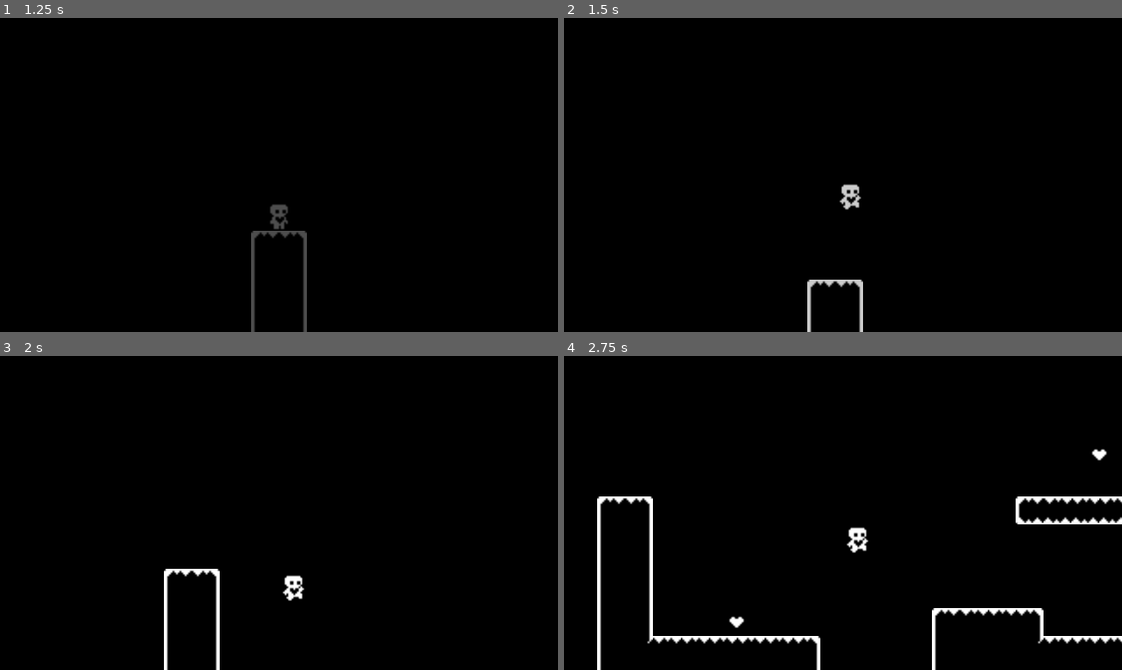
Above: before the commit, frames 1-4 (two rows, left to right).
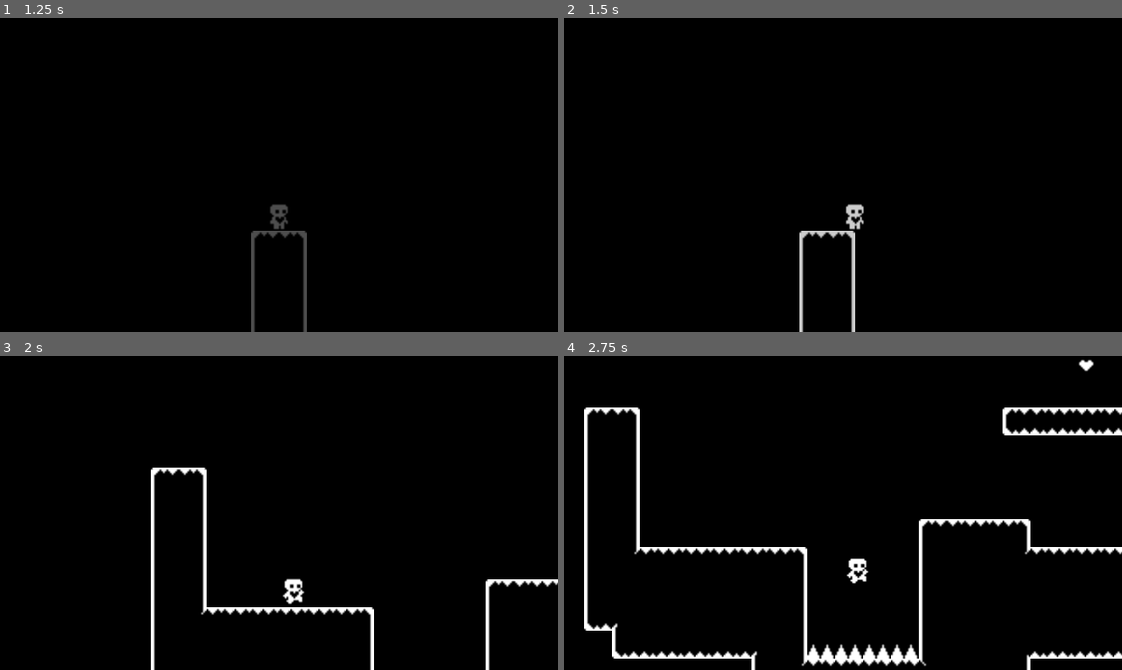
Above: after the commit, the same moments.

Repository: Mpprobst/BadIsGood
Game: Godot game, scene res://Scenes/UI/start_menu.tscn
Two runs of this game, one before a commit and one after it. Both use one fixed random seed, a clock stepped at 60 frames per second and the inputs below.
Inputs:
- Up to frame 1 (1.25 s): click "Start Game" at 0.5 s
- Up to frame 2 (1.5 s): tap Enter (ui_accept) at 1.25, 1.35 s; hold Right (ui_right) from 1.28 s (still down)
- Up to frame 3 (2 s): keep holding Right (ui_right); tap Enter (ui_accept) at 1.52, 1.82 s
- Up to frame 4 (2.75 s): keep holding Right (ui_right); tap Enter (ui_accept) at 2.1, 2.27, 2.57 s

Frame 1 is identical in both runs. In frame 2, 1.4% of the frame differs, in the area x 42-54%, y 52-100%; in frame 3, 3.0%; in frame 4, 9.1%, in the area x 3-100%, y 1-100%.

Commit message:
Change jump to up arrow

Diff:
--- a/Scripts/player.gd
+++ b/Scripts/player.gd
@@ -36,7 +36,7 @@
 	if not is_on_wall_only(): return
 	var wall_normal = get_wall_normal()
 
-	if Input.is_action_just_pressed("ui_accept"):
+	if Input.is_action_just_pressed("ui_up"):
 		velocity.x = wall_normal.x * movement_data.speed
 		velocity.y = movement_data.jump_velocity
 		just_wall_jumped = true
@@ -45,13 +45,13 @@
 	if is_on_floor(): air_jump = true
 
 	if is_on_floor() or coyote_jump_timer.time_left > 0.0:
-		if Input.is_action_just_pressed("ui_accept"):
+		if Input.is_action_just_pressed("ui_up"):
 			velocity.y = movement_data.jump_velocity
 	elif not is_on_floor():
-		if Input.is_action_just_released("ui_accept") and velocity.y < movement_data.jump_velocity / 2:
+		if Input.is_action_just_released("ui_up") and velocity.y < movement_data.jump_velocity / 2:
 			velocity.y = movement_data.jump_velocity / 2
 
-		if Input.is_action_just_pressed("ui_accept") and air_jump and not just_wall_jumped:
+		if Input.is_action_just_pressed("ui_up") and air_jump and not just_wall_jumped:
 			velocity.y = movement_data.jump_velocity * 0.8
 			air_jump = false
 
